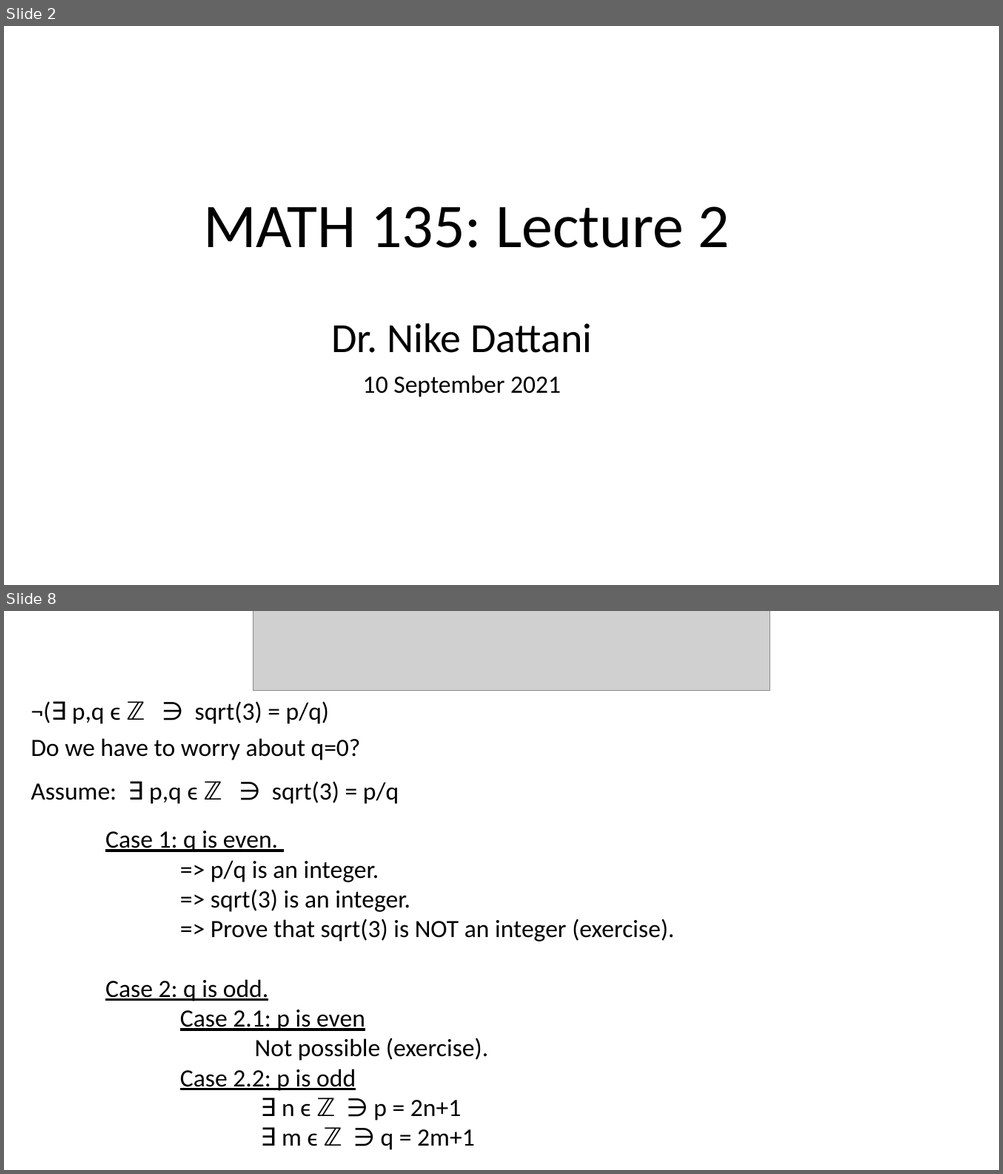
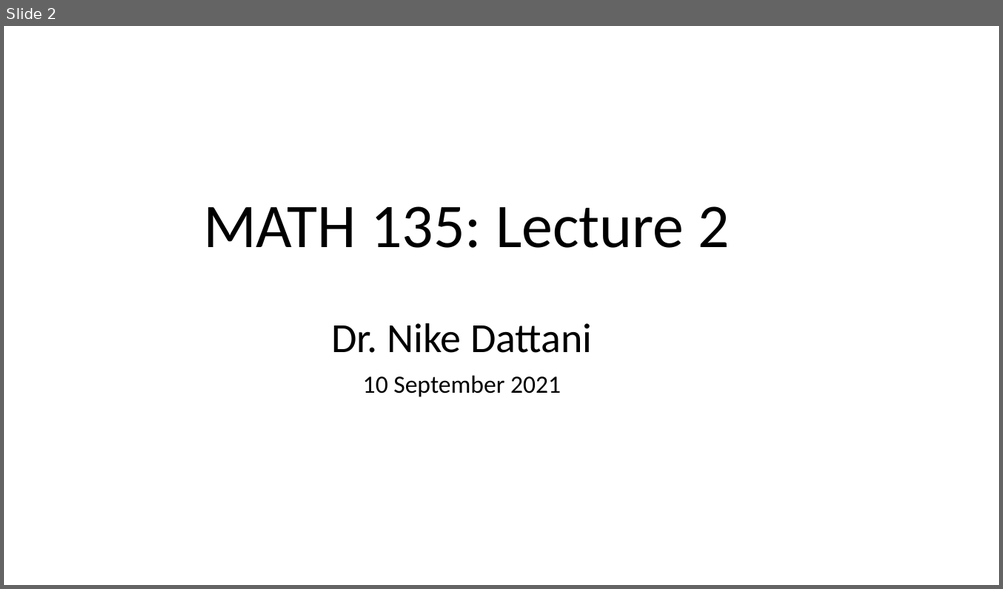
Before and after one commit to ndattani/Lecture_Notes, a slide deck: University_of_Waterloo/Fall_2021/MATH135/UW_Fall2021_MATH135_Lecture2.pptx. Shown one above the other, each under a label of ours: slides 2 and 8 before the commit, slide 2 after it; the slides between them are not shown. The pictures are 1003x1174 and 1003x589 pixels, drawn with LibreOffice and Linux fonts; fonts in the diff are those of the drawing; grey boxes stand for pictures. Boxes give left, top, right and bottom in pixels: in the first picture for what was removed or moved away, otherwise in the second. Text is boxed around its words. In the diff, an @@ line names an element or a change of style, - is before the commit and + after.

```diff
--- a/University_of_Waterloo/Fall_2021/MATH135/UW_Fall2021_MATH135_Lecture2.pptx
+++ b/University_of_Waterloo/Fall_2021/MATH135/UW_Fall2021_MATH135_Lecture2.pptx
@@ slide 8 removed at bbox=[4, 611, 999, 1170], background #FFFFFF @@
@@ picture removed at bbox=[253, 611, 769, 690] @@
@@ text removed at bbox=[31, 701, 674, 1150] @@
-¬(∃ p,q ϵ ℤ ∋ sqrt(3) = p/q)
-Do we have to worry about q=0?
-Assume: ∃ p,q ϵ ℤ ∋ sqrt(3) = p/q
-Case 1: q is even.
-=> p/q is an integer.
-=> sqrt(3) is an integer.
-=> Prove that sqrt(3) is NOT an integer (exercise).
-Case 2: q is odd.
-Case 2.1: p is even
-Not possible (exercise).
-Case 2.2: p is odd
-∃ n ϵ ℤ ∋ p = 2n+1
-∃ m ϵ ℤ ∋ q = 2m+1
```
Also in this commit, not shown: 4 slides changed, 3 other slides removed, 1 other file.
